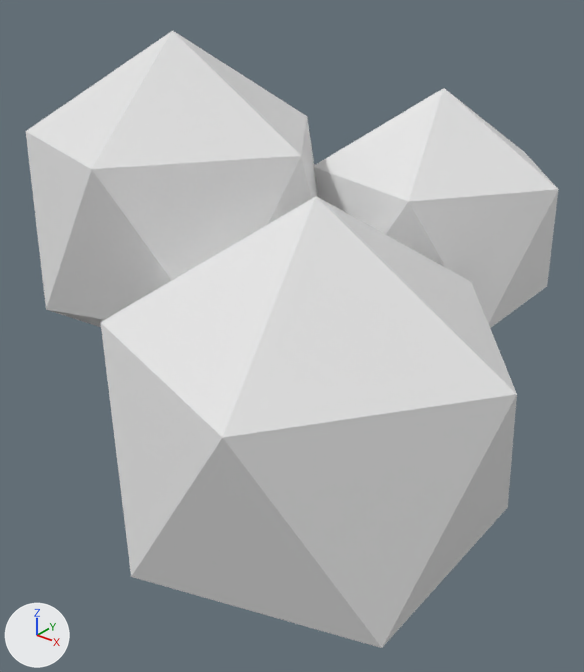
Two versions of the FBX model Assets/Resources/Models/WildPlant_d.fbx, one commit apart.
One viewpoint serves both versions: a camera (50 mm lens) standing at (0.319, -0.56, 0.523) and looking at (-0.086, -0.054, 0.209). Every picture has the same lights, and +X, +Y and +Z are marked at lower left. The first picture is the older version. Objects named as collision shapes, trigger or cutter boxes, shadow casters or lower levels of detail are left out. Where no turn or scale is listed for an object, it has been applied to the vertices.

In view in the first picture: 'WildPlant_d'.
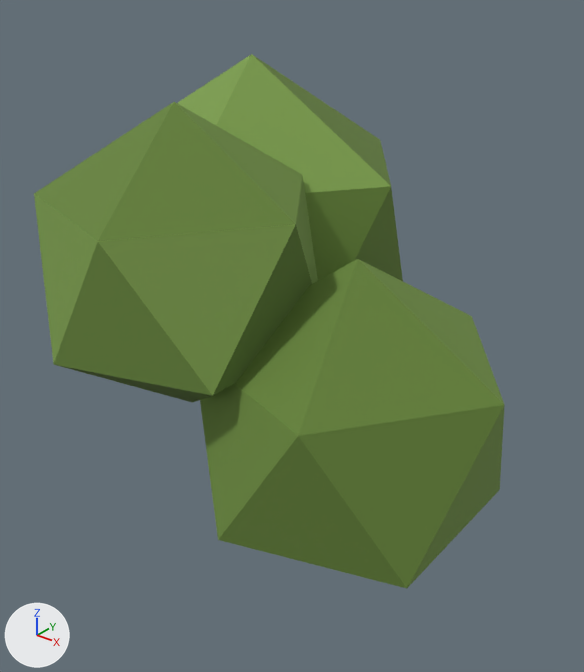
What changed in the scene script:
```text
Add img_palette_png:
    img_palette_png = load_image('palette.png', '../../Art/Palette/Palette.png', 128, 432, 'sRGB')
Add mat_m_palette:
    mat_m_palette = principled_material('M_Palette')
    mat_m_palette.texture = img_palette_png
    mat_m_palette.roughness = 0.85
Change me_wildplant:
    used by ob_wildplant_d; location = (0.0, 0.0, 0.0)
    remove me_wildplant.from_pydata(...)  # 62 vertices, 98 faces; spans x -0.301..0.17, y -0.308..0.157, z 0.0..0.464
    add me_wildplant.from_pydata(...)  # 50 vertices, 78 faces; spans x -0.377..0.124, y -0.238..0.199, z 0.0..0.429
    me_wildplant part 1: a new loose piece, an icosphere of 20 faces spanning x -0.377..-0.054, y -0.108..0.199, z 0.068..0.429, in mat_m_palette (picture img_palette_png)
    me_wildplant part 2: the loose piece of 12 vertices spanning x -0.287..-0.038, y -0.223..0.014, z 0.185..0.464 is deleted
    me_wildplant part 3
    22 vertices are removed from x -0.121..0.17, y -0.308..0.157, z 0.063..0.416
    40 faces are deleted
    14 vertices move from x -0.301..0.019, y -0.142..0.157, z 0.031..0.35 to x -0.259..0.034, y -0.238..0.051, z 0.154..0.416
    10 vertices are added at x -0.138..0.124, y -0.197..0.051, z 0.014..0.306
    20 new faces join them
    me_wildplant part 4: 38 faces spanning x -0.259..0.03, y -0.238..0.026, z 0.0..0.416 switch from no material to mat_m_palette (picture img_palette_png)
```

Location of each change, [x1, y1, x2, y2] in pixels of the pictures (584 x 672 px):
'WildPlant_d', reshaped (12% narrower, 14% shorter)
    before: [26, 30, 559, 648]
    after: [34, 54, 505, 588]
part 1 of me_wildplant, added (green)
    after: [177, 54, 403, 281]
part 2 of me_wildplant, deleted
    before: [26, 30, 318, 327]
part 3 of me_wildplant, cut back
    before: [101, 88, 559, 648]
    after: [200, 259, 505, 588]
part 4 of me_wildplant, recoloured (green)
    after: [34, 102, 318, 403]
